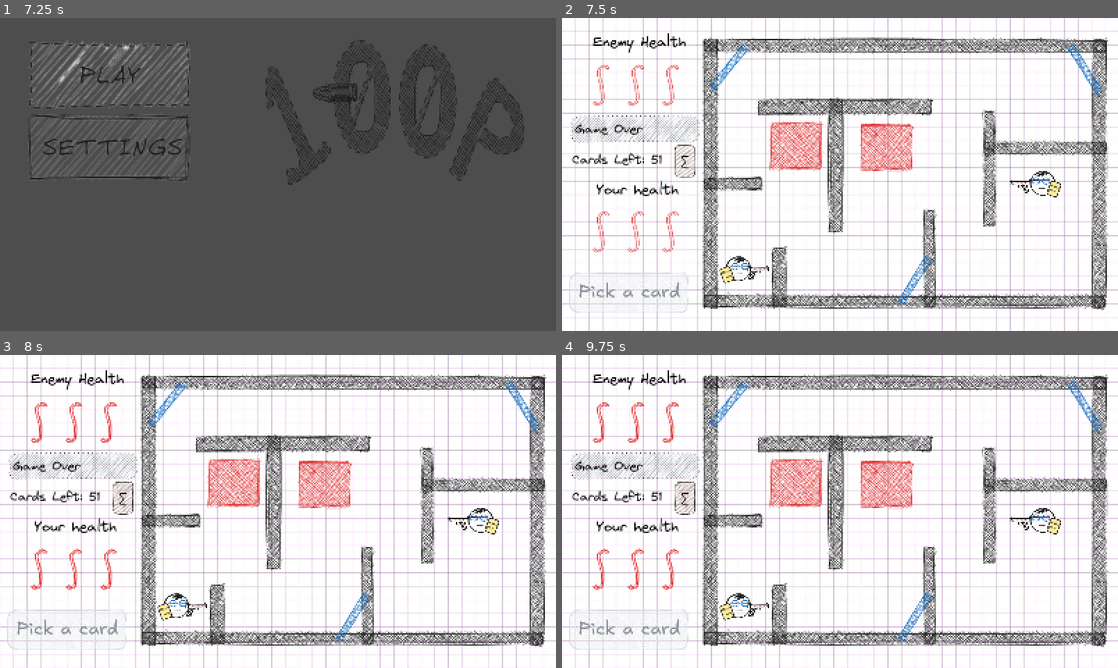
Above: before the commit, frames 1-4 (two rows, left to right).
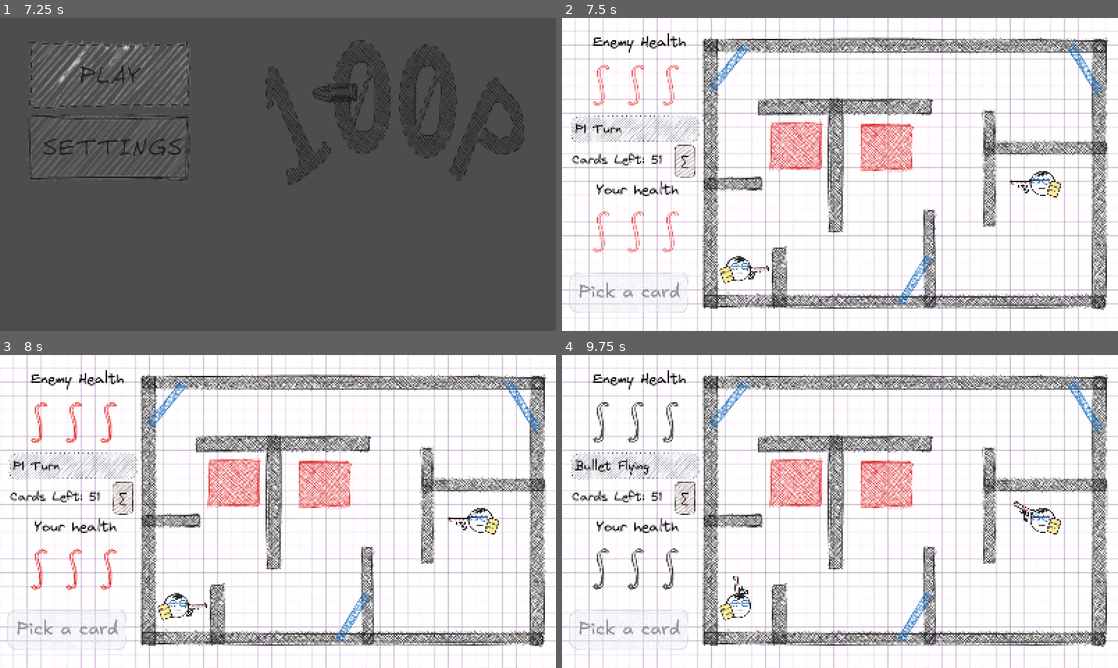
Above: after the commit, the same moments.

Repository: RebellionDevs/100P
Game: Godot game, scene res://scenes/main_menu.tscn
Two runs of this game, one before a commit and one after it. Both use one fixed random seed, a clock stepped at 60 frames per second and the inputs below.
Inputs (mouse positions are in pixels of both pictures, inside the frame that each line leads up to):
- Up to frame 1 (7.25 s): click (111, 74) at 0.5 s; tap Enter at 1.25, 5 s; move the mouse to (400, 158) at 1.27 s; click (400, 158) at 1.42 s; move the mouse to (166, 190) at 2.02 s; click (166, 190) at 2.17 s; move the mouse to (333, 105) at 2.77 s; click (333, 105) at 2.92 s; move the mouse to (250, 237) at 3.52 s; click (250, 237) at 3.67 s; tap Space at 4.25 s; move the mouse to (444, 221) at 4.27 s; click (444, 221) at 4.42 s; move the mouse to (111, 127) at 5.02 s; click (111, 127) at 5.17 s; move the mouse to (305, 174) at 5.77 s; click (305, 174) at 5.92 s; move the mouse to (278, 174) at 6.52 s; click (278, 174) at 6.67 s
- Up to frame 2 (7.5 s): click (673, 74) at 7.25 s
- Up to frame 3 (8 s): no input
- Up to frame 4 (9.75 s): tap Space at 8 s; move the mouse to (962, 495) at 8.02 s; click (962, 495) at 8.17 s; move the mouse to (728, 527) at 8.77 s; click (728, 527) at 8.92 s; move the mouse to (895, 442) at 9.52 s; click (895, 442) at 9.67 s

Frame 1 is identical in both runs. In frame 2, 0.2% of the frame differs, in the area x 2-15%, y 33-38%; in frame 3, 0.2%; in frame 4, 1.3%, in the area x 2-85%, y 14-84%.

Commit message:
fix: restore alternating function-wall turns
Co-authored-by: Copilot <223556219+Copilot@users.noreply.github.com>

Diff:
--- a/scripts/card_select_button.gd
+++ b/scripts/card_select_button.gd
@@ -8,8 +8,12 @@
 	pressed.connect(_on_pressed)
 
 func _process(delta: float) -> void:
-	var target_state = GameManager.State.WAITING_FOR_CARD_P1 if GameManager.active_player == 1 else GameManager.State.WAITING_FOR_CARD_P2
-	var is_active = (GameManager.current_state == target_state)
+	var has_active_bullet = GameManager.active_bullet != null and is_instance_valid(GameManager.active_bullet)
+	var is_active = (
+		(GameManager.current_state == GameManager.State.PLAYER_1_TURN or
+		GameManager.current_state == GameManager.State.PLAYER_2_TURN) and
+		has_active_bullet
+	)
 
 	disabled = not is_active
 
@@ -21,8 +25,10 @@
 	super._process(delta)
 
 func _on_pressed() -> void:
-	var target_state = GameManager.State.WAITING_FOR_CARD_P1 if GameManager.active_player == 1 else GameManager.State.WAITING_FOR_CARD_P2
-	if GameManager.current_state != target_state:
+	if GameManager.current_state != GameManager.State.PLAYER_1_TURN and \
+			GameManager.current_state != GameManager.State.PLAYER_2_TURN:
+		return
+	if GameManager.active_bullet == null or not is_instance_valid(GameManager.active_bullet):
 		return
 
 	var ui = get_tree().current_scene.find_child("CardSelectionUI", true, false)
--- a/scripts/card_selection_ui.gd
+++ b/scripts/card_selection_ui.gd
@@ -84,13 +84,13 @@
 
 	GameManager.selected_card = card_name
 
-	if GameManager.current_state == GameManager.State.WAITING_FOR_CARD_P1:
+	if GameManager.active_player == 1:
 		GameManager.current_state = GameManager.State.AIMING_CARD_SHOT_P1
 		var player1 = get_tree().current_scene.find_child("Player_1", true, false)
 		if player1:
 			player1.singularity_point_set = false
 			player1.card_param = 1.0
-	elif GameManager.current_state == GameManager.State.WAITING_FOR_CARD_P2:
+	elif GameManager.active_player == 2:
 		GameManager.current_state = GameManager.State.AIMING_CARD_SHOT_P2
 		var player2 = get_tree().current_scene.find_child("Player_2", true, false)
 		if player2:
--- a/scripts/game_manager.gd
+++ b/scripts/game_manager.gd
@@ -43,6 +43,15 @@
 var hand: Array[String] = []
 
 func _ready() -> void:
+	reset_game_state()
+
+func reset_game_state() -> void:
+	current_state = State.PLAYER_1_TURN
+	p1_active_bullet = null
+	p2_active_bullet = null
+	active_player = 1
+	is_enemy_bullet_flying = false
+	selected_card = ""
 	p1_hp = p1_max_hp
 	p2_hp = p2_max_hp
 	update_ui_health()
@@ -95,13 +104,13 @@
 		return
 
 	if bullet.is_in_group("player_1_bullet"):
+		p1_active_bullet = bullet
+		active_player = 2
+		current_state = State.PLAYER_2_TURN
+	elif bullet.is_in_group("player_2_bullet"):
+		p2_active_bullet = bullet
 		active_player = 1
-		p1_active_bullet = bullet
-		current_state = State.WAITING_FOR_CARD_P1
-	elif bullet.is_in_group("player_2_bullet"):
-		active_player = 2
-		p2_active_bullet = bullet
-		current_state = State.WAITING_FOR_CARD_P2
+		current_state = State.PLAYER_1_TURN
 	else:
 		is_enemy_bullet_flying = false
 		advance_turn_order()
@@ -121,11 +130,11 @@
 		current_state = State.PLAYER_1_TURN
 
 func apply_card_and_shoot_from_wall(card_type: String, new_direction: Vector2) -> void:
-	if active_player == 1 and p1_active_bullet != null:
+	if active_player == 1 and is_instance_valid(p1_active_bullet):
 		p1_active_bullet.unfreeze_with_function(card_type, new_direction)
 		p1_active_bullet = null
 		current_state = State.BULLET_FLYING
-	elif active_player == 2 and p2_active_bullet != null:
+	elif active_player == 2 and is_instance_valid(p2_active_bullet):
 		p2_active_bullet.unfreeze_with_function(card_type, new_direction)
 		p2_active_bullet = null
 		current_state = State.BULLET_FLYING
@@ -164,10 +173,23 @@
 			end_ui.show()
 
 func handle_bullet_hit_entity(bullet: Node2D, collider: Node) -> void:
+	var hit_player := 0
 	if collider.is_in_group("player_1"):
-		take_p1_damage(1)
+		hit_player = 1
 	elif collider.is_in_group("player_2"):
-		take_p2_damage(1)
+		hit_player = 2
+
+	if hit_player != 0:
+		var damage_player = hit_player
+		if bullet is Bullet and bullet.is_under_function:
+			if (bullet.is_in_group("player_1_bullet") and hit_player == 1) or \
+					(bullet.is_in_group("player_2_bullet") and hit_player == 2):
+				damage_player = 2 if hit_player == 1 else 1
+
+		if damage_player == 1:
+			take_p1_damage(1)
+		else:
+			take_p2_damage(1)
 
 	if is_instance_valid(bullet):
 		bullet.queue_free()
--- a/scripts/game_over.gd
+++ b/scripts/game_over.gd
@@ -17,6 +17,6 @@
 	blur_overlay.mouse_filter = Control.MOUSE_FILTER_IGNORE
 	show()
 
-func _gui_input(event: InputEvent) -> void:
+func _input(event: InputEvent) -> void:
 	if visible and event is InputEventMouseButton and event.pressed:
 		get_tree().change_scene_to_file("res://scenes/main_menu.tscn")
--- a/scripts/main_menu.gd
+++ b/scripts/main_menu.gd
@@ -11,6 +11,7 @@
 	settings_popup.visible = false
 
 func _on_play_pressed() -> void:
+	GameManager.reset_game_state()
 	get_tree().change_scene_to_file("res://scenes/game.tscn")
 
 func _on_settings_pressed() -> void:
--- a/scripts/player.gd
+++ b/scripts/player.gd
@@ -232,7 +232,7 @@
 	if not bullet:
 		return
 
-	bullet.add_to_group("player_bullet")
+	bullet.add_to_group("player_1_bullet")
 	bullet.add_to_group("bullet")
 
 	bullet.global_position = muzzle.global_position
